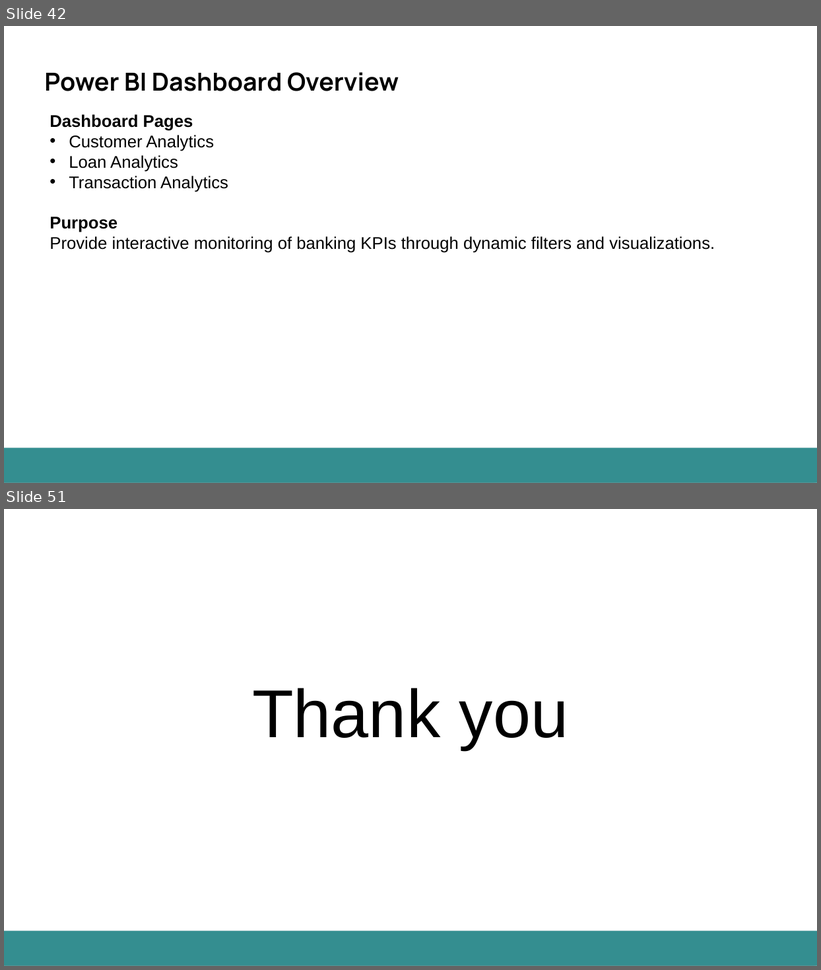
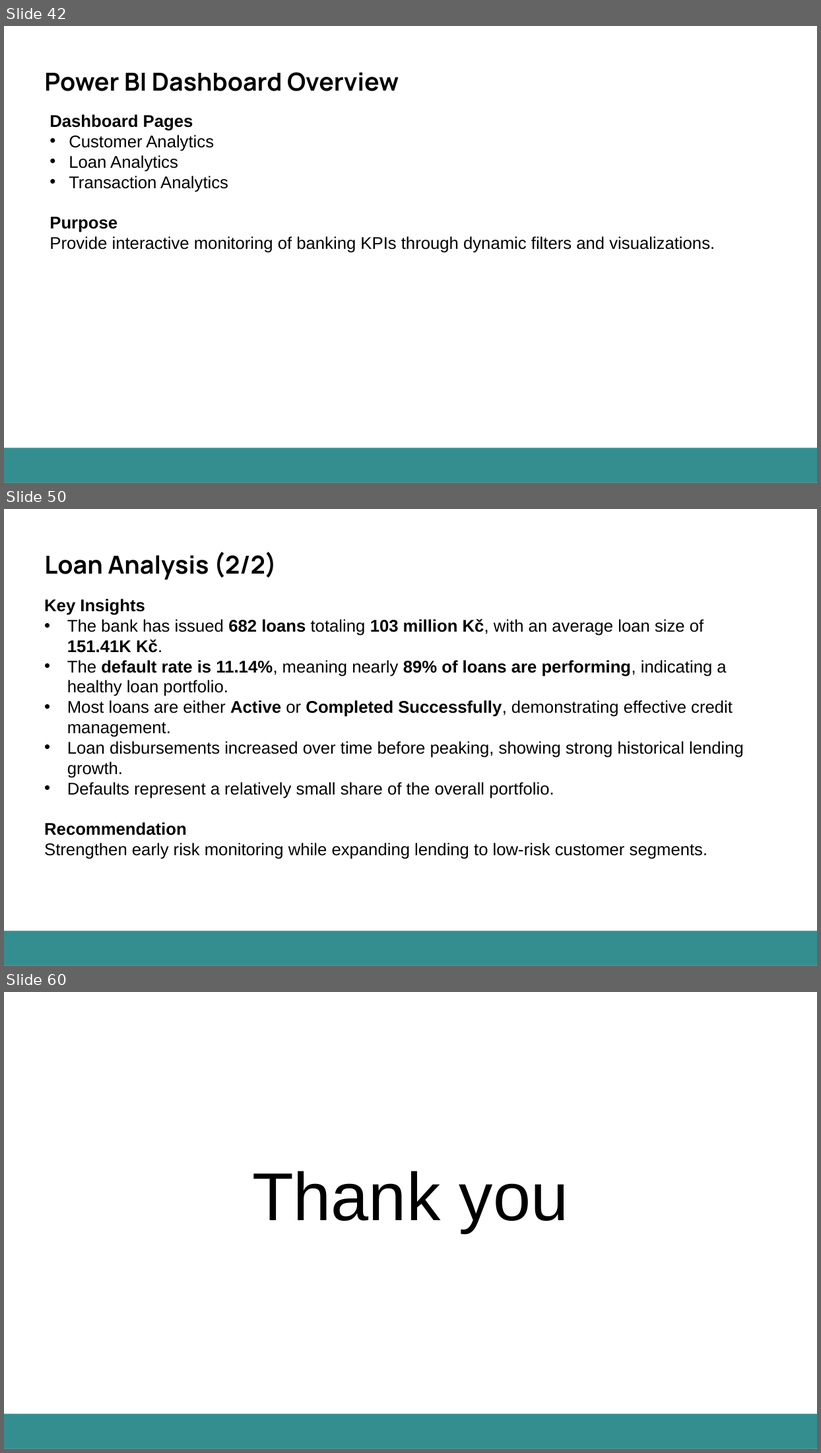
Before and after one commit to itsaakashanalytics-ship-it/CZ-Bank-DATA-Analysis-Project, a slide deck: PRP PROJECT 1 - FINAL PPT.pptx. Shown one above the other, each under a label of ours: slides 42 and 51 before the commit, slides 42, 50 and 60 after it; the slides between them are not shown. The pictures are 821x970 and 821x1453 pixels, drawn with LibreOffice and Linux fonts; fonts in the diff are those of the drawing. Boxes give left, top, right and bottom in pixels: in the first picture for what was removed or moved away, otherwise in the second. Text is boxed around its words. In the diff, an @@ line names an element or a change of style, - is before the commit and + after.

```diff
--- a/PRP PROJECT 1 - FINAL PPT.pptx
+++ b/PRP PROJECT 1 - FINAL PPT.pptx
@@ slide 50 added at (4,509,817,966), background #FFFFFF; not listed: 1 template element that a slide beside it also shows @@
@@ text added at (44,552,277,580), 29.3 pt, text #000000, bold @@
+Loan Analysis (2/2)
@@ text added at (44,599,744,859), 20 pt, text #000000 @@
+Key Insights
+• The bank has issued 682 loans totaling 103 million Kč, with an average loan size of 151.41K Kč.
+• The default rate is 11.14%, meaning nearly 89% of loans are performing, indicating a healthy loan portfolio.
+• Most loans are either Active or Completed Successfully, demonstrating effective credit management.
+• Loan disbursements increased over time before peaking, showing strong historical lending growth.
+• Defaults represent a relatively small share of the overall portfolio.
+Recommendation
+Strengthen early risk monitoring while expanding lending to low-risk customer segments.
@@ what was slide 51 is now slide 60 @@
```
Also in this commit, not shown: 26 slides changed, 9 other slides added, 1 slide removed, 2 other files.
